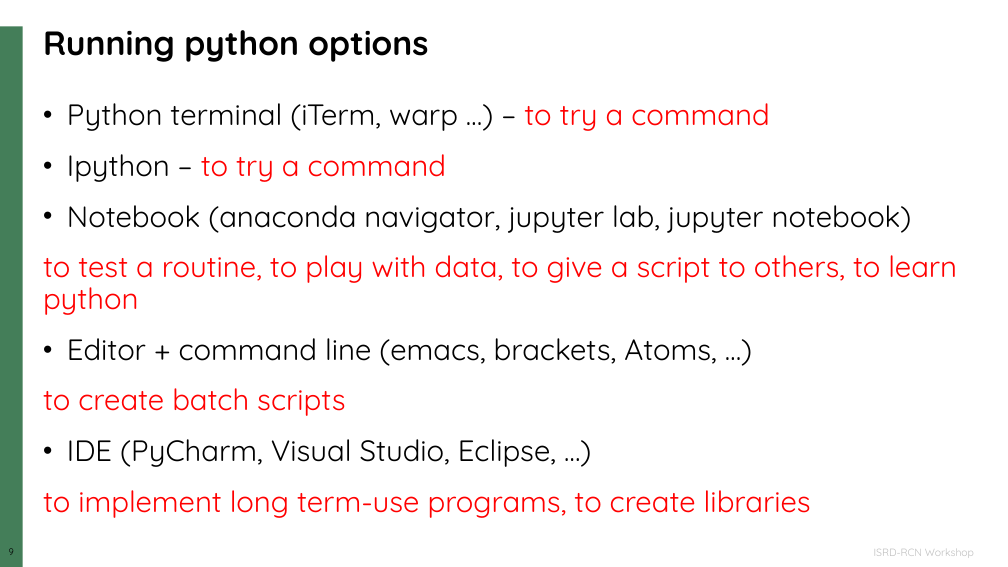
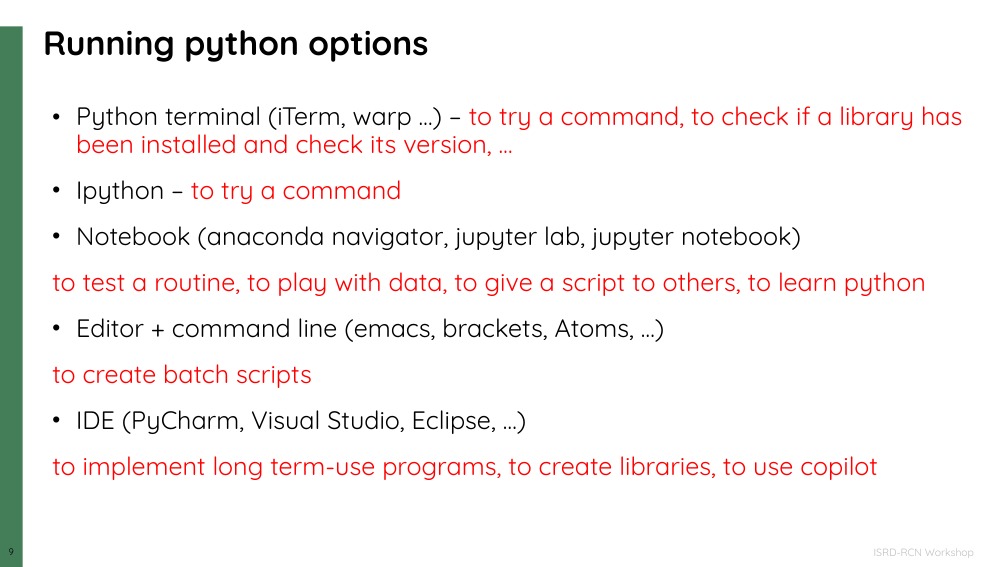
Before and after one commit to neutrons/ns-computation-tutorial, a slide deck: slide 9 of lectures/NXS_2025_environment_and_running_python_options.pptx. Drawn at 1008x567 pixels with LibreOffice and Linux fonts; fonts in the diff are those of the drawing; background and template pictures are left out. Boxes give left, top, right and bottom in pixels: in the first picture for what was removed or moved away, otherwise in the second. Text is boxed around its words. In the diff, an @@ line names an element or a change of style, - is before the commit and + after.

Commit message:
new version

```diff
--- a/lectures/NXS_2025_environment_and_running_python_options.pptx
+++ b/lectures/NXS_2025_environment_and_running_python_options.pptx
@@ text "Python terminal (iTerm, warp …) ...": place and size @@
-text "Python terminal (iTerm, warp …) ..." at bbox=[43, 103, 957, 518]
+text "Python terminal (iTerm, warp …) ..." at bbox=[52, 106, 962, 480]
@@ text at bbox=[76, 106, 962, 156]: text changed; size 28 to 24 pt; text colour #000000 to #FF0000 @@
-• Python terminal (iTerm, warp …) – to try a command
+• Python terminal (iTerm, warp …) – to try a command, to check if a library has been installed and check its version, …
@@ text at bbox=[52, 180, 926, 434]: size 28 to 24 pt in "Ipython – to try a command", "Notebook (anaconda navigator, jupyter lab, jupyter notebook)", "to test a routine, to play with ...", "Editor + command line (emacs, brackets, Atoms, ..." and 2 more places @@
@@ text at bbox=[52, 456, 878, 480]: text changed; size 28 to 24 pt @@
-to implement long term-use programs, to create libraries
+to implement long term-use programs, to create libraries, to use copilot
```
Also in this commit, not shown: 3 other slides changed, 2 slides added, 2 slides removed.
